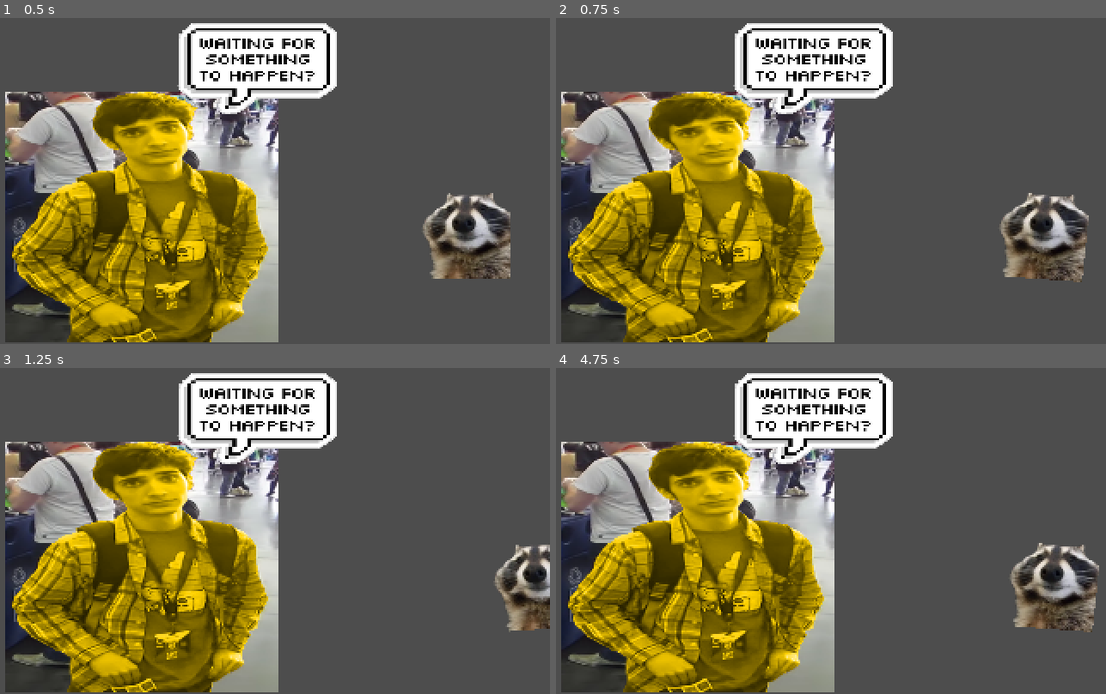
Above: before the commit, frames 1-4 (two rows, left to right).
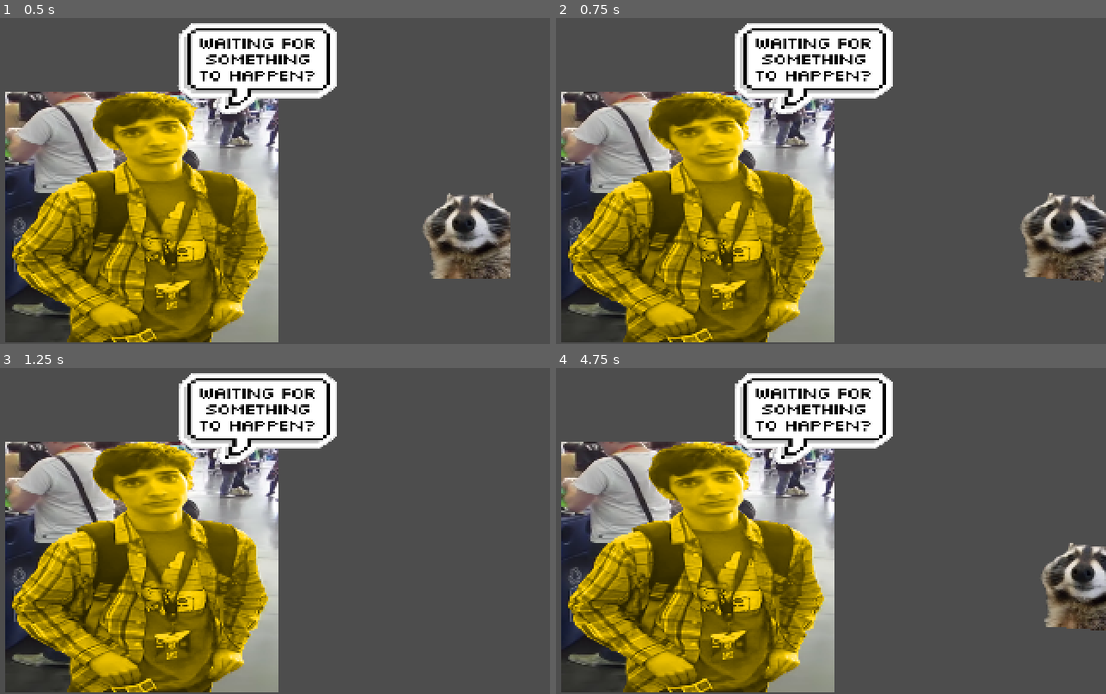
Above: after the commit, the same moments.

Repository: mirty-pal/pal
Game: Godot game, scene res://World/scene1.tscn
Same seed, same stepped clock (60 frames per second), same inputs: the game is played once before the commit and once after it.
Inputs:
- Up to frame 1 (0.5 s): no input
- Up to frame 2 (0.75 s): tap Enter at 0.5 s; hold Right (ui_right) from 0.53 s (still down)
- Up to frame 3 (1.25 s): keep holding Right (ui_right)
- Up to frame 4 (4.75 s): release Right (ui_right) at 1.28 s; hold Down (ui_down) 1.28-2.03 s; hold Right (ui_right) 2.03-2.78 s; tap Space at 2.75 s; hold Up (ui_up) 2.78-3.53 s; tap Enter at 3.5 s; hold Left (ui_left) from 3.53 s (still down)

Frame 1 is identical in both runs. In frame 2, 3.7% of the frame differs, in the area x 80-100%, y 53-82%; in frame 3, 1.7%; in frame 4, 3.4%.

Commit message:
Removed herobrine

Diff:
--- a/PlayerScripts/obj_player.gd
+++ b/PlayerScripts/obj_player.gd
@@ -2,6 +2,7 @@
 
 var hspd = 0;
 var vspd = 0;
+var pSpd = 2;
 var frameCounter = 0;
 var rot = true;
 # create function. called on creation.
@@ -15,8 +16,8 @@
 	#Setting hspd and vspd variables as the press_check in one direction minus the other direction. Classic givin.
 	hspd = Input.get_axis("ui_left","ui_right");
 	vspd = Input.get_axis("ui_up","ui_down");
-	velocity.x = hspd;
-	velocity.y = vspd;
+	velocity.x = hspd*pSpd;
+	velocity.y = vspd*pSpd;
 	print(velocity)
 	print(velocity == Vector2(0,0))
 
